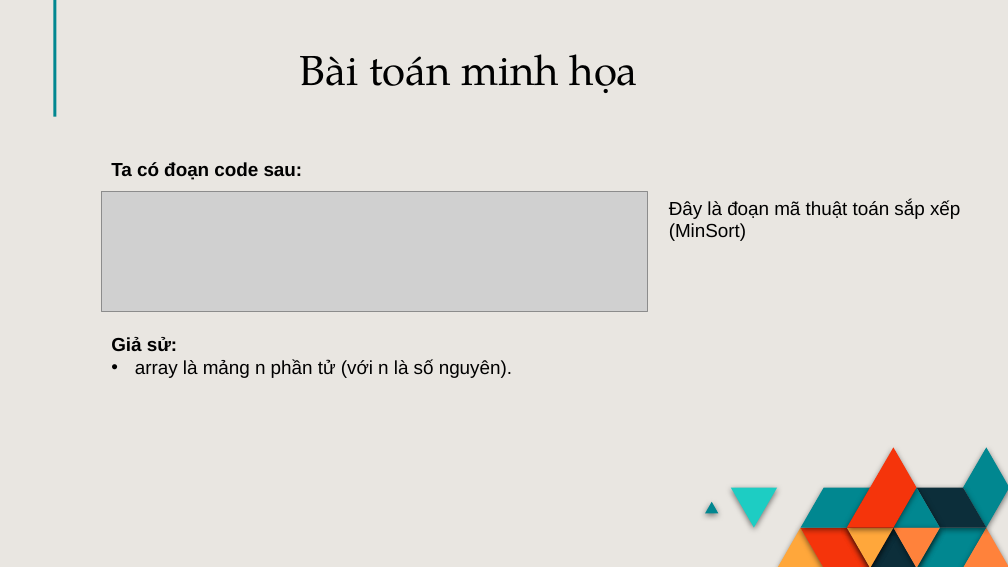
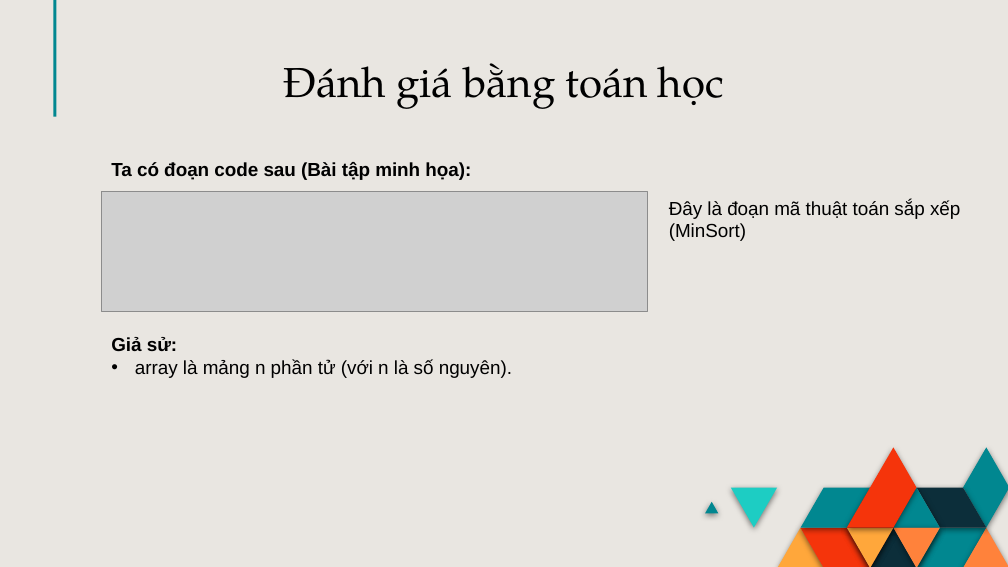
Before and after one commit to phutaekwondo/CS112.L21.N14_Phan-tich-do-phuc-tap-thuat-toan, a slide deck: slide 25 of slide-do-phuc-tap.pptx (slide 24 before the commit). Drawn at 1008x567 pixels with LibreOffice and Linux fonts; fonts in the diff are those of the drawing; grey boxes stand for pictures. Boxes give left, top, right and bottom in pixels: in the first picture for what was removed or moved away, otherwise in the second. Text is boxed around its words. In the diff, an @@ line names an element or a change of style, - is before the commit and + after.

```diff
--- a/slide-do-phuc-tap.pptx
+++ b/slide-do-phuc-tap.pptx
@@ title at box(284, 63, 724, 109): text changed @@
-Bài toán minh họa
+Đánh giá bằng toán học
@@ text at box(111, 162, 471, 180): text changed @@
-Ta có đoạn code sau:
+Ta có đoạn code sau (Bài tập minh họa):
```
Also in this commit, not shown: 4 other slides changed, 2 slides added, 1 slide removed.
